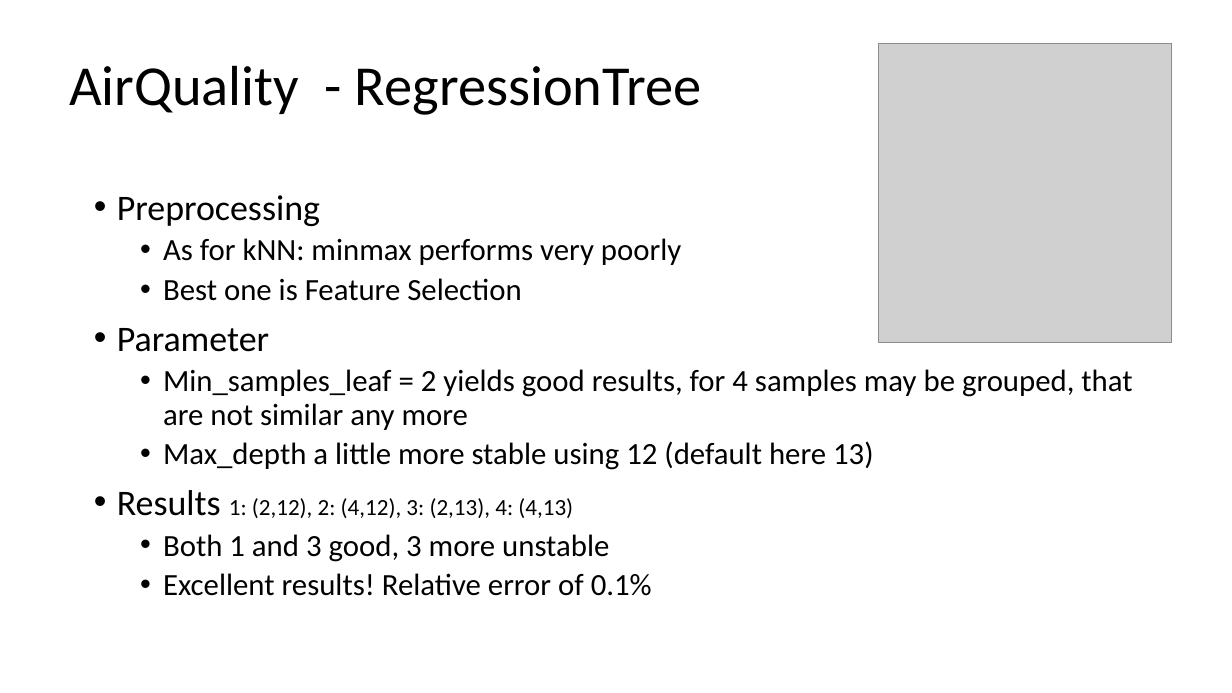
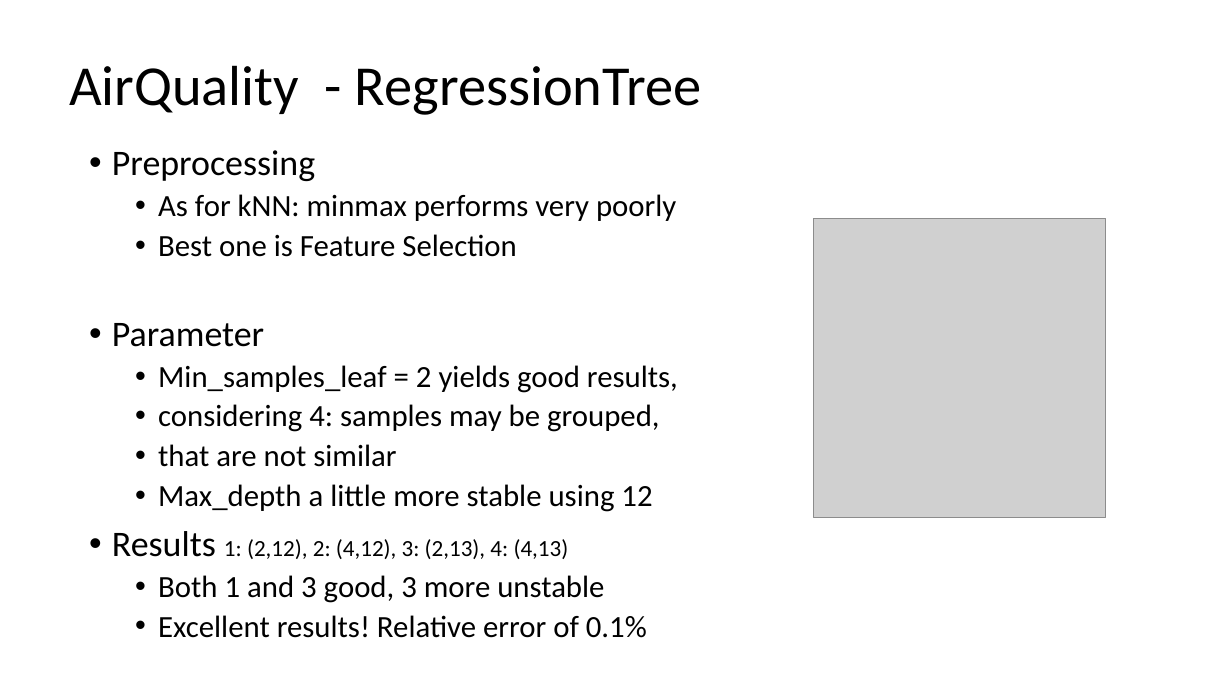
Before and after one commit to pstroppa/machine_learning, a slide deck: slide 32 of Machine_Learning_E1_o1.pptx (slide 26 before the commit). Drawn at 1232x693 pixels with LibreOffice and Linux fonts; fonts in the diff are those of the drawing; grey boxes stand for pictures; background and template pictures are left out. Boxes give left, top, right and bottom in pixels: in the first picture for what was removed or moved away, otherwise in the second. Text is boxed around its words. In the diff, an @@ line names an element or a change of style, - is before the commit and + after.

```diff
--- a/Machine_Learning_E1_o1.pptx
+++ b/Machine_Learning_E1_o1.pptx
@@ text "Preprocessing": place and size @@
-text "Preprocessing" at (117,195,1132,596)
+text "Preprocessing" at (112,150,678,638)
@@ picture: place and size @@
-picture at (879,43,1172,343)
+picture at (813,218,1105,518)
@@ text at (158,365,678,512): text changed @@
-  • Min_samples_leaf = 2 yields good results, for 4 samples may be grouped, that are not similar any more
-  • Max_depth a little more stable using 12 (default here 13)
+  • Min_samples_leaf = 2 yields good results,
+  • considering 4: samples may be grouped,
+  • that are not similar
+  • Max_depth a little more stable using 12
```
Also in this commit, not shown: 26 other slides changed, 6 slides added, 1 other file.
